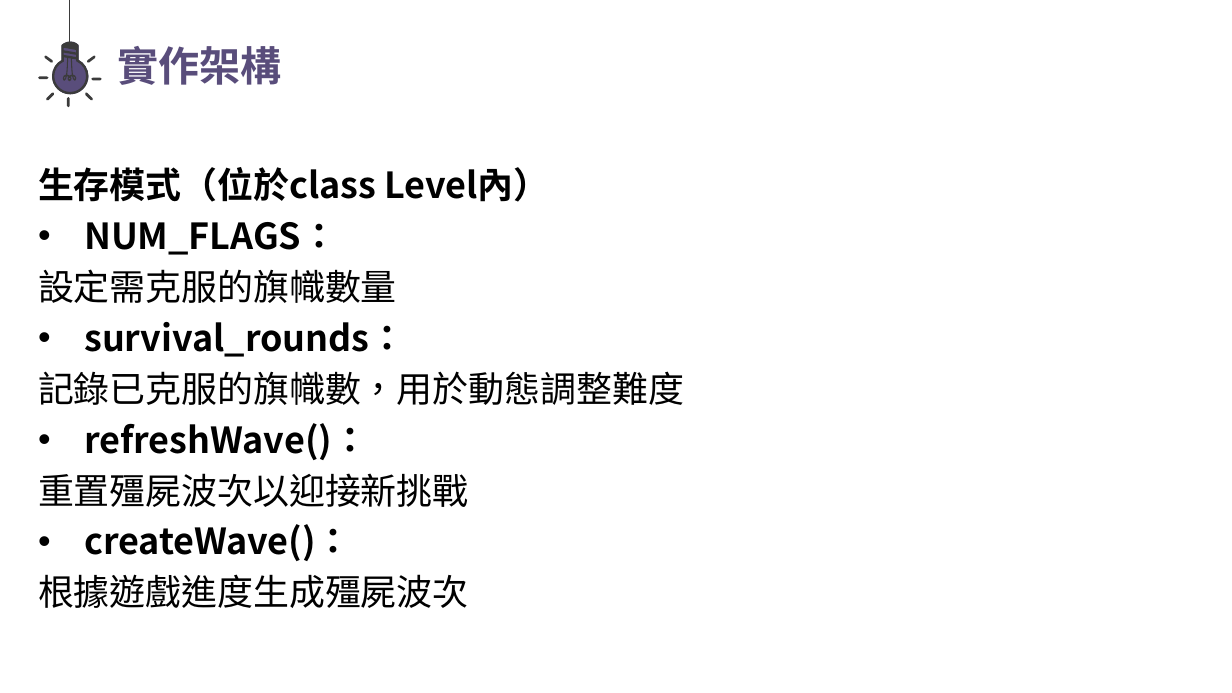
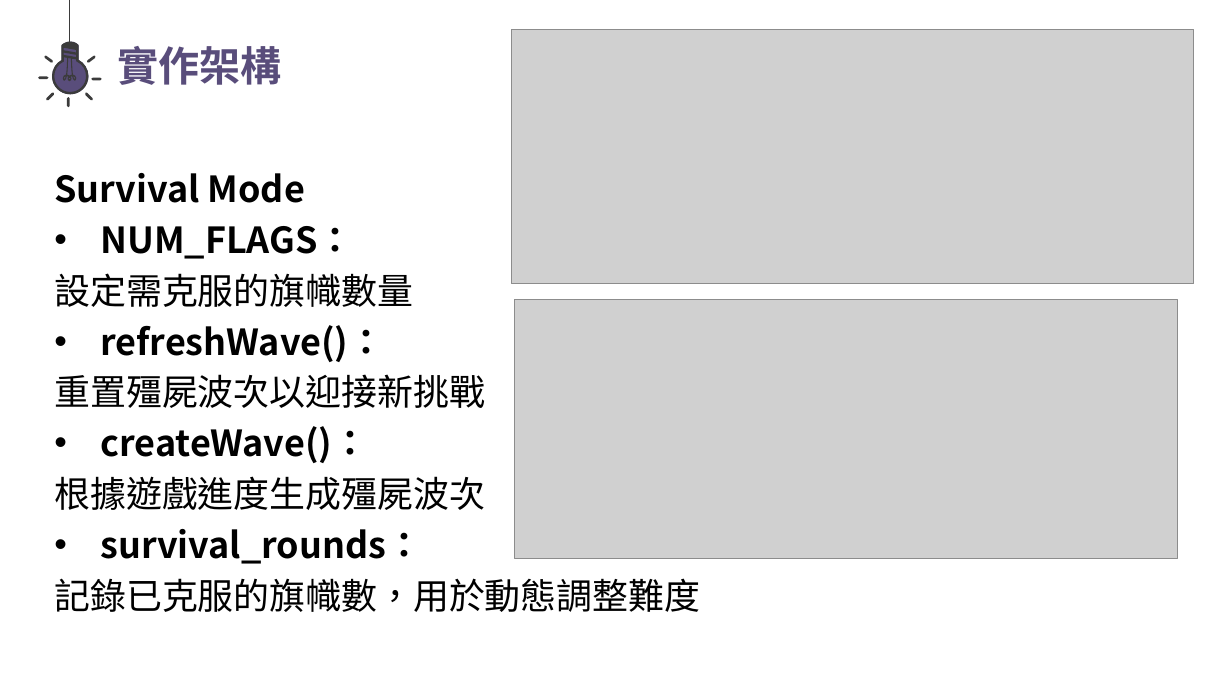
Before and after one commit to yoyo0213/oop-2025-proj-TA_v.s._Professor, a slide deck: slide 8 of oop final project.pptx. Drawn at 1232x693 pixels with LibreOffice and Linux fonts; fonts in the diff are those of the drawing; grey boxes stand for pictures. Boxes give left, top, right and bottom in pixels: in the first picture for what was removed or moved away, otherwise in the second. Text is boxed around its words. In the diff, an @@ line names an element or a change of style, - is before the commit and + after.

```diff
--- a/oop final project.pptx
+++ b/oop final project.pptx
@@ picture added at <box>511,30,1194,284</box> @@
@@ text at <box>54,173,305,203</box>: text changed @@
-生存模式（位於class Level內）
+Survival Mode
@@ text "Survival Mode": place and size @@
-text "Survival Mode" at <box>38,167,684,608</box>
+text "Survival Mode" at <box>54,173,700,612</box>
@@ text at <box>38,322,684,405</box>: paragraphs removed @@
-• survival_rounds：
-記錄已克服的旗幟數，用於動態調整難度
@@ picture added at <box>515,300,1177,559</box> @@
@@ text at <box>54,529,700,612</box>: paragraphs added @@
+• survival_rounds：
+記錄已克服的旗幟數，用於動態調整難度
```
Also in this commit, not shown: 4 other slides changed, 1 other file.
